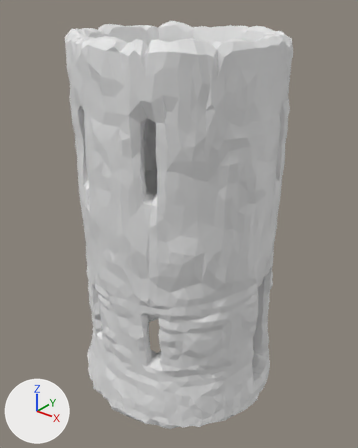
The FBX model Assets/Models/Tower.fbx, before and after one commit.
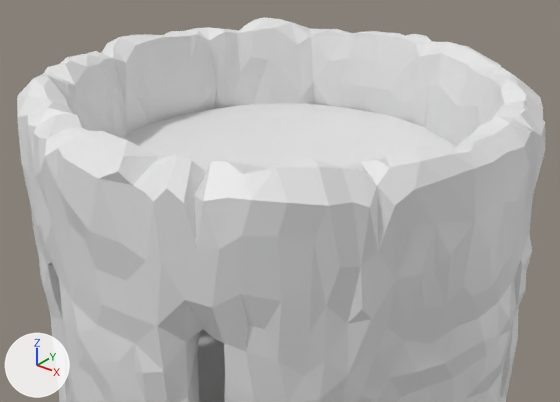
Old and new are each drawn whole from a 50 mm camera at (60.3, 3.6, 85.0) aimed at (0.1, 79.0, 38.3) and again close up from a 50 mm camera at (37.5, 32.1, 95.2) aimed at (-6.8, 87.5, 60.9). Every picture has the same lights, and +X, +Y and +Z are marked at lower left. Materials are left out; every surface is plain grey. Where no turn or scale is listed for an object, it has been applied to the vertices.

Names of what the first close-up shows: 'Tower'.
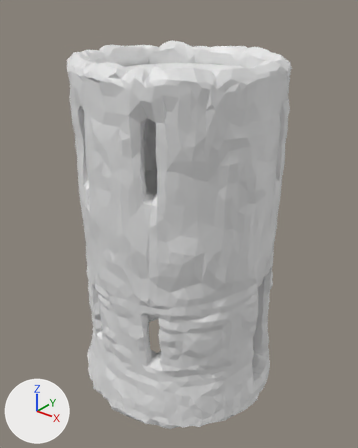
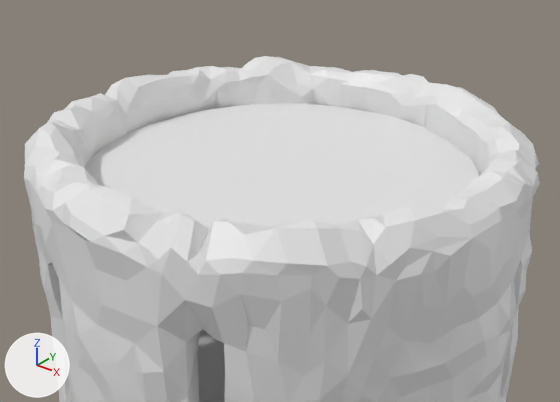
Where the change shows, as pixel boxes [x1, y1, x2, y2] in the close-ups (560 x 402 px; the box of a moved part takes in the faces that stretch with it):
'Tower', reshaped
    before: [17, 17, 545, 402]
    after: [24, 56, 540, 402]
part 1 of me_pack_oldtowers_001, moved or reshaped
    before: [17, 17, 545, 306]
    after: [24, 56, 540, 306]
part 2 of me_pack_oldtowers_001, shading changed
    both: [31, 84, 532, 402]

What the commit changed:
me_pack_oldtowers_001 is used by ob_tower; location (0.0, 79.32, 0.47).
me_pack_oldtowers_001 had 4479 vertices, 7784 faces and spanned x -22.5..22.2, y -22.2..22.3, z 0.1..77.3.
me_pack_oldtowers_001 now has 4479 vertices, 7784 faces and spans x -22.5..22.2, y -22.2..22.3, z 0.1..73.4.
me_pack_oldtowers_001 part 1: 398 of 4479 vertices moved; they spanned x -20.7..20.4, y -20.6..20.2, z 69.4..77.3 and now span x -20.7..20.4, y -20.6..20.2, z 69.4..73.4; mean shift (0.0, 0.0, -3.0); largest move (4.8, 19.7, 74.3) -> (4.8, 19.7, 70.3).
me_pack_oldtowers_001 part 2: edges marked sharp go from 11667 to 11676.
